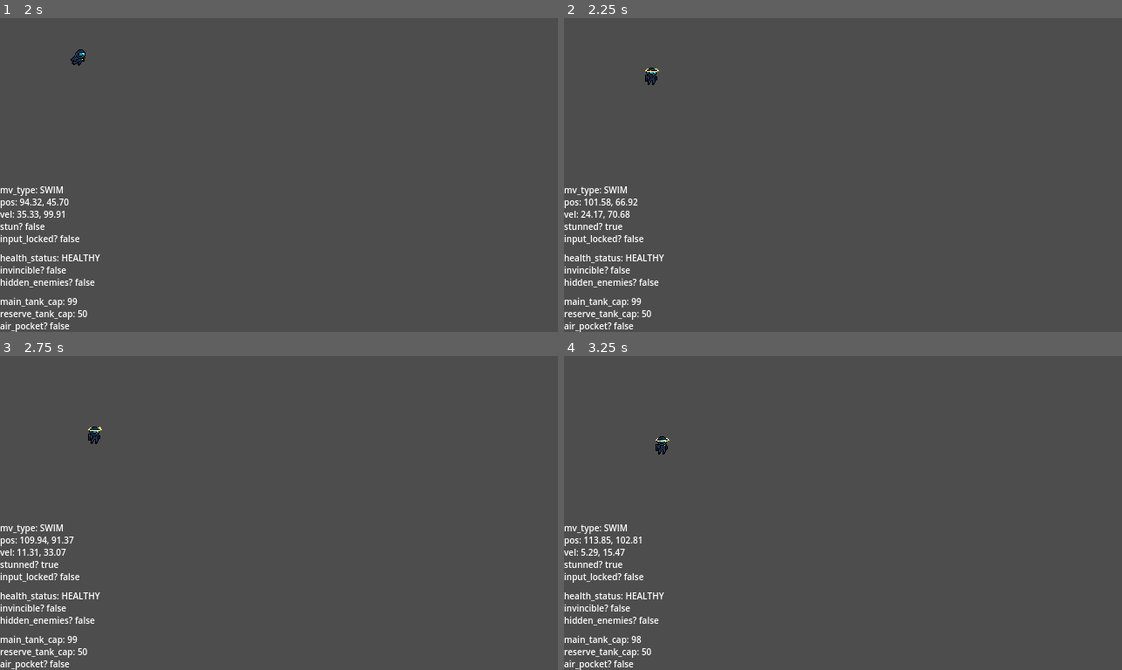
Above: before the commit, frames 1-4 (two rows, left to right).
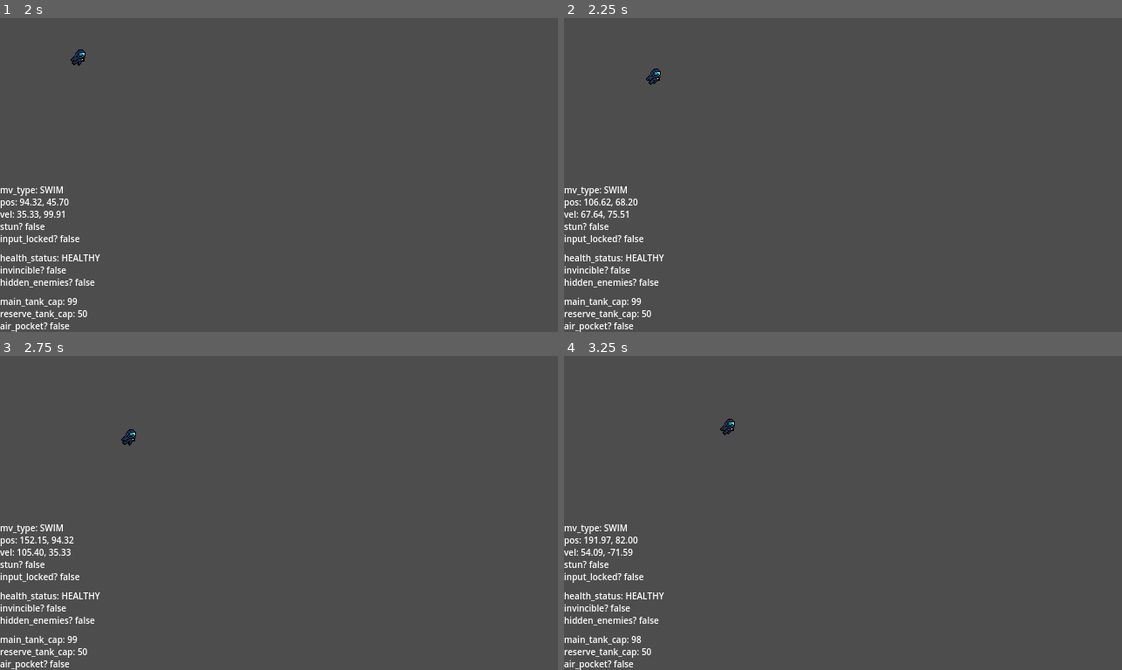
Above: after the commit, the same moments.

Repository: Absolute-Cinema-GameDev/callisto-game
Game: Godot game, scene res://scenes/entities/player/player.tscn
The game is run twice, just before and just after one commit, with the same random seed, the same clock (stepped at 60 frames per second) and the same inputs. This scene is started directly instead of the project's main scene.
Inputs:
- Up to frame 1 (2 s): tap Enter at 0.5 s; hold D (move_right) 0.53-1.28 s; hold Space (interact) 0.53-1.28 s; hold S (move_down) from 1.28 s (still down); tap Space (interact) at 1.35 s
- Up to frame 2 (2.25 s): release S (move_down) at 2.03 s; hold D (move_right) from 2.03 s (still down); hold Space (interact) from 2.03 s (still down)
- Up to frame 3 (2.75 s): keep holding D (move_right); keep holding Space (interact)
- Up to frame 4 (3.25 s): release D (move_right) at 2.78 s; release Space (interact) at 2.78 s; hold W (move_up) from 2.78 s (still down); tap Space (interact) at 2.85 s

Frame 1 is identical in both runs. In frame 2, 0.4% of the frame differs, in the area x 2-18%, y 15-68%; in frame 3, 0.5%; in frame 4, 0.5%, in the area x 3-31%, y 20-68%.

Commit message:
chore: disable test timer

Diff:
--- a/scenes/entities/player/player.tscn
+++ b/scenes/entities/player/player.tscn
@@ -253,8 +253,7 @@
 
 [node name="Animate" type="AnimatedSprite2D" parent="."]
 sprite_frames = SubResource("SpriteFrames_c4p3s")
-animation = &"stunned"
-frame_progress = 0.813217
+animation = &"walk_idle"
 
 [node name="InvincibleTimer" type="Timer" parent="."]
 one_shot = true
@@ -274,7 +273,6 @@
 [node name="TestTimer" type="Timer" parent="."]
 wait_time = 2.0
 one_shot = true
-autostart = true
 
 [node name="DebugHUD" type="CanvasLayer" parent="."]
 
